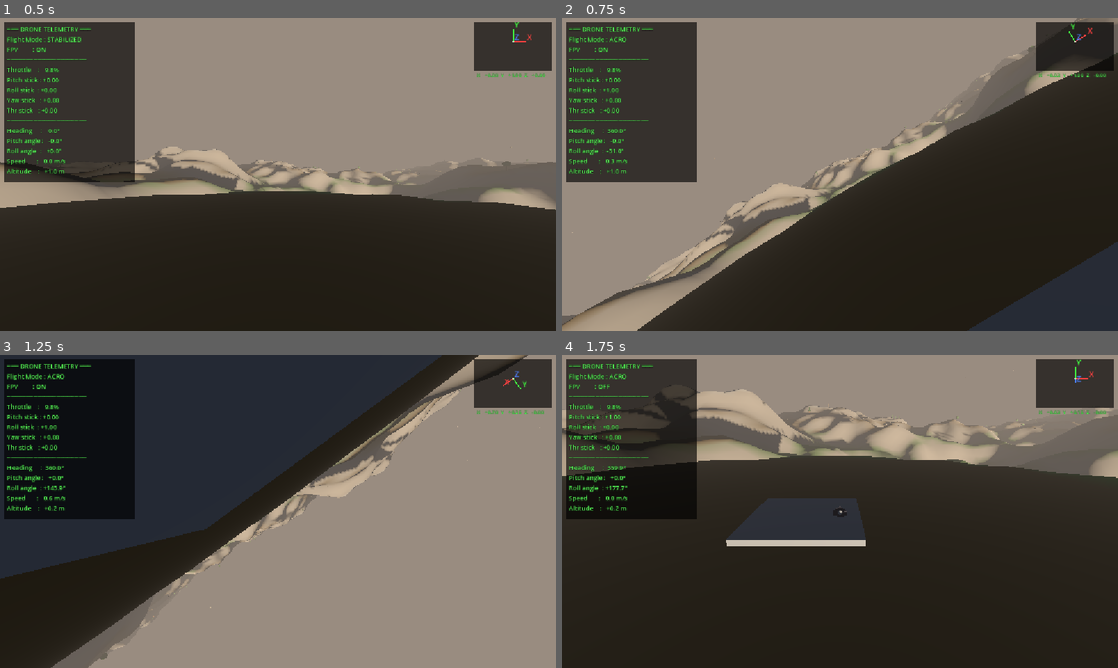
Above: before the commit, frames 1-4 (two rows, left to right).
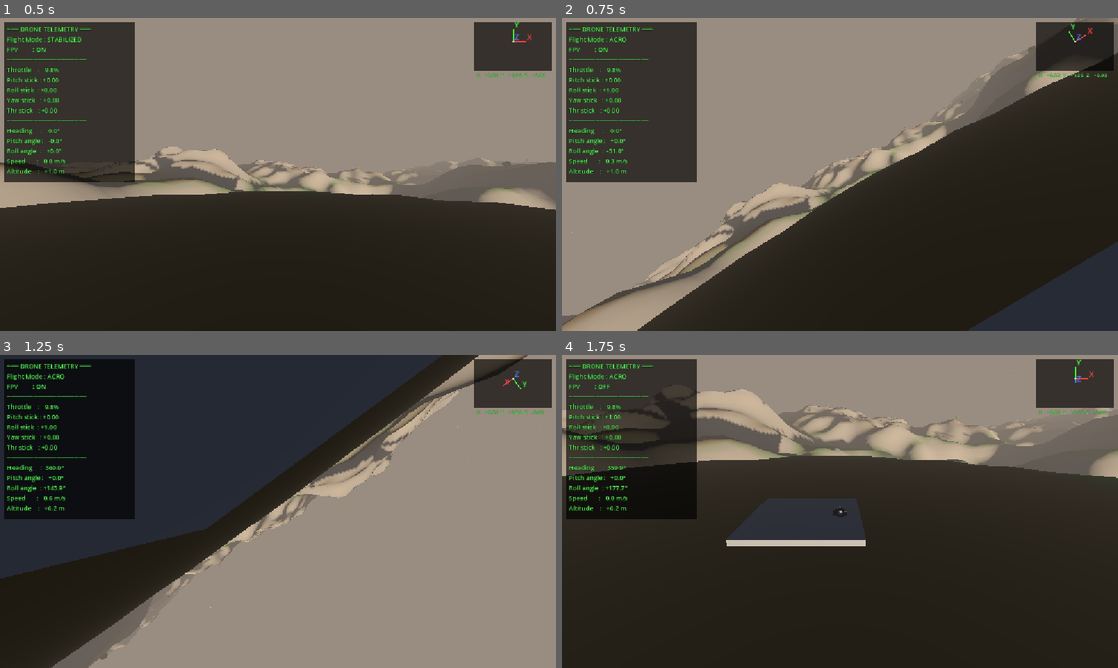
Above: after the commit, the same moments.

Repository: timbittner/dronesim
Game: Godot game, scene res://scenes/main.tscn
Same seed, same stepped clock (60 frames per second), same inputs: the game is played once before the commit and once after it.
Inputs:
- Up to frame 1 (0.5 s): no input
- Up to frame 2 (0.75 s): tap Enter at 0.5 s; hold Right (roll_right) from 0.53 s (still down); hold M (toggle_flight_mode) from 0.53 s (still down)
- Up to frame 3 (1.25 s): keep holding Right (roll_right); keep holding M (toggle_flight_mode)
- Up to frame 4 (1.75 s): release Right (roll_right) at 1.28 s; release M (toggle_flight_mode) at 1.28 s; hold Down (pitch_backward) from 1.28 s (still down); tap C (toggle_fpv) at 1.35 s

Frame 1 is identical in both runs. In frame 2, less than 0.1% of the frame differs, in the area x 8-98%, y 17-40%; in frame 3, less than 0.1%; in frame 4, less than 0.1%.

Commit message:
refactor: canonicalize axis convention + fix inverted rotor naming
Rotor labels FL/FR/BL/BR were front/back inverted relative to Godot's
forward = -Z: RotorFL physically sat at the tail. Flight was correct only
because the inversion was consistent across positions, names, mixer, and
arms — a silent trap that kept agents chasing a non-existent bug.

- AGENTS.md: add canonical "Coordinate System" section (single source of
  truth) — axis table, Blender->Godot import note, quad-X diagram, rotor
  position/color table, mixer sign rationale.
- drone_controller.gd: reorder _rotor_positions to true [FL, FR, BL, BR]
  (FL at nose, -Z) and swap mixer signs in lockstep so the force at each
  physical rotor is unchanged. Physics is byte-for-byte identical.
- drone.tscn: rename all 8 Rotor*/Arm* nodes to match physical position
  (front = teal, back = pink); also adds the Phase A rotor arm meshes.
- drone.tscn: restore uid:// values on scene header + ext_resources that
  were stripped by an earlier non-Godot text edit.
- PROJECT_SUMMARY.md: pointer to the AGENTS.md canonical.

Verified: 10/10 headless flight-mode tests pass, no regression.

Co-Authored-By: Claude Opus 4.8 <noreply@anthropic.com>

Diff:
--- a/scenes/drone/drone.tscn
+++ b/scenes/drone/drone.tscn
@@ -38,6 +38,12 @@
 [sub_resource type="BoxShape3D" id="BoxShape_collision"]
 size = Vector3(0.4, 0.12, 0.4)
 
+[sub_resource type="StandardMaterial3D" id="Mat_arm"]
+albedo_color = Color(0.15, 0.15, 0.17, 1)
+
+[sub_resource type="BoxMesh" id="BoxMesh_arm"]
+size = Vector3(0.28, 0.018, 0.025)
+
 [node name="Drone" type="RigidBody3D" unique_id=81519865]
 mass = 2.0
 script = ExtResource("1_drone_ctrl")
@@ -47,22 +53,22 @@
 mesh = SubResource("ArrayMesh_361hk")
 script = ExtResource("2_drone_body")
 
-[node name="RotorFL" type="MeshInstance3D" parent="." unique_id=240470565]
+[node name="RotorBL" type="MeshInstance3D" parent="." unique_id=240470565]
 transform = Transform3D(1, 0, 0, 0, 1, 0, 0, 0, 1, -0.25, 0.07, 0.25)
 material_override = SubResource("Mat_rotor_pink")
 mesh = SubResource("CylMesh_rotor")
 
-[node name="RotorFR" type="MeshInstance3D" parent="." unique_id=1581842411]
+[node name="RotorBR" type="MeshInstance3D" parent="." unique_id=1581842411]
 transform = Transform3D(1, 0, 0, 0, 1, 0, 0, 0, 1, 0.25, 0.07, 0.25)
 material_override = SubResource("Mat_rotor_pink")
 mesh = SubResource("CylMesh_rotor")
 
-[node name="RotorBL" type="MeshInstance3D" parent="." unique_id=264375285]
+[node name="RotorFL" type="MeshInstance3D" parent="." unique_id=264375285]
 transform = Transform3D(1, 0, 0, 0, 1, 0, 0, 0, 1, -0.25, 0.07, -0.25)
 material_override = SubResource("Mat_rotor_teal")
 mesh = SubResource("CylMesh_rotor")
 
-[node name="RotorBR" type="MeshInstance3D" parent="." unique_id=1223962384]
+[node name="RotorFR" type="MeshInstance3D" parent="." unique_id=1223962384]
 transform = Transform3D(1, 0, 0, 0, 1, 0, 0, 0, 1, 0.25, 0.07, -0.25)
 material_override = SubResource("Mat_rotor_teal")
 mesh = SubResource("CylMesh_rotor")
@@ -77,3 +83,23 @@
 [node name="DebugAxes" type="Node3D" parent="." unique_id=907916977]
 transform = Transform3D(1, 0, 0, 0, 1, 0, 0, 0, 1, 0, 0.053726792, 0)
 script = ExtResource("3_debug_axes")
+
+[node name="ArmBL" type="MeshInstance3D" parent="." unique_id=1604003424]
+transform = Transform3D(-0.7071, 0, 0.7071, 0, 1, 0, -0.7071, 0, -0.7071, -0.125, 0.07, 0.125)
+material_override = SubResource("Mat_arm")
+mesh = SubResource("BoxMesh_arm")
+
+[node name="ArmBR" type="MeshInstance3D" parent="." unique_id=1651520751]
+transform = Transform3D(0.7071, 0, 0.7071, 0, 1, 0, -0.7071, 0, 0.7071, 0.125, 0.07, 0.125)
+material_override = SubResource("Mat_arm")
+mesh = SubResource("BoxMesh_arm")
+
+[node name="ArmFL" type="MeshInstance3D" parent="." unique_id=609508173]
+transform = Transform3D(0.7071, 0, -0.7071, 0, 1, 0, 0.7071, 0, 0.7071, -0.125, 0.07, -0.125)
+material_override = SubResource("Mat_arm")
+mesh = SubResource("BoxMesh_arm")
+
+[node name="ArmFR" type="MeshInstance3D" parent="." unique_id=1775693796]
+transform = Transform3D(-0.7071, 0, -0.7071, 0, 1, 0, 0.7071, 0, -0.7071, 0.125, 0.07, -0.125)
+material_override = SubResource("Mat_arm")
+mesh = SubResource("BoxMesh_arm")
--- a/scripts/drone/drone_controller.gd
+++ b/scripts/drone/drone_controller.gd
@@ -42,12 +42,14 @@
 var _rotor_spin_material: Material
 var _armed: bool = false
 
-# Rotor positions in local body frame.
+# Rotor positions in local body frame. Order is [FL, FR, BL, BR] and MUST match
+# the mixer output order. Forward (nose) = −Z, right = +X. See AGENTS.md
+# "Coordinate System" — this array is the ground truth the names describe.
 var _rotor_positions: Array[Vector3] = [
-	Vector3(-0.25, 0.07,  0.25),  # FL — left-rear
-	Vector3( 0.25, 0.07,  0.25),  # FR — right-rear
-	Vector3(-0.25, 0.07, -0.25),  # BL — left-front
-	Vector3( 0.25, 0.07, -0.25),  # BR — right-front
+	Vector3(-0.25, 0.07, -0.25),  # FL — front-left  (nose = −Z, left = −X)
+	Vector3( 0.25, 0.07, -0.25),  # FR — front-right
+	Vector3(-0.25, 0.07,  0.25),  # BL — back-left   (tail = +Z)
+	Vector3( 0.25, 0.07,  0.25),  # BR — back-right
 ]
 
 
@@ -182,10 +184,13 @@
 		clipped_roll *= clip_scale
 
 	var result := FlightModeBase.RotorMix.new()
-	result.fl = collective - clipped_pitch + clipped_roll
-	result.fr = collective - clipped_pitch - clipped_roll
-	result.bl = collective + clipped_pitch + clipped_roll
-	result.br = collective + clipped_pitch - clipped_roll
+	# FL/FR are at the nose (−Z), BL/BR at the tail (+Z); FL/BL are on the left
+	# (−X). Positive pitch = nose up → front rotors get more thrust. Positive
+	# roll = roll right → left rotors get more thrust. (See AGENTS.md.)
+	result.fl = collective + clipped_pitch + clipped_roll
+	result.fr = collective + clipped_pitch - clipped_roll
+	result.bl = collective - clipped_pitch + clipped_roll
+	result.br = collective - clipped_pitch - clipped_roll
 	# Final clamp: MIN_ROTOR only applies when collective is on (throttle not cut)
 	result.fl = clampf(result.fl, MIN_ROTOR, 1.0)
 	result.fr = clampf(result.fr, MIN_ROTOR, 1.0)
Not shown, changed: AGENTS.md
Not shown, changed: PROJECT_SUMMARY.md
